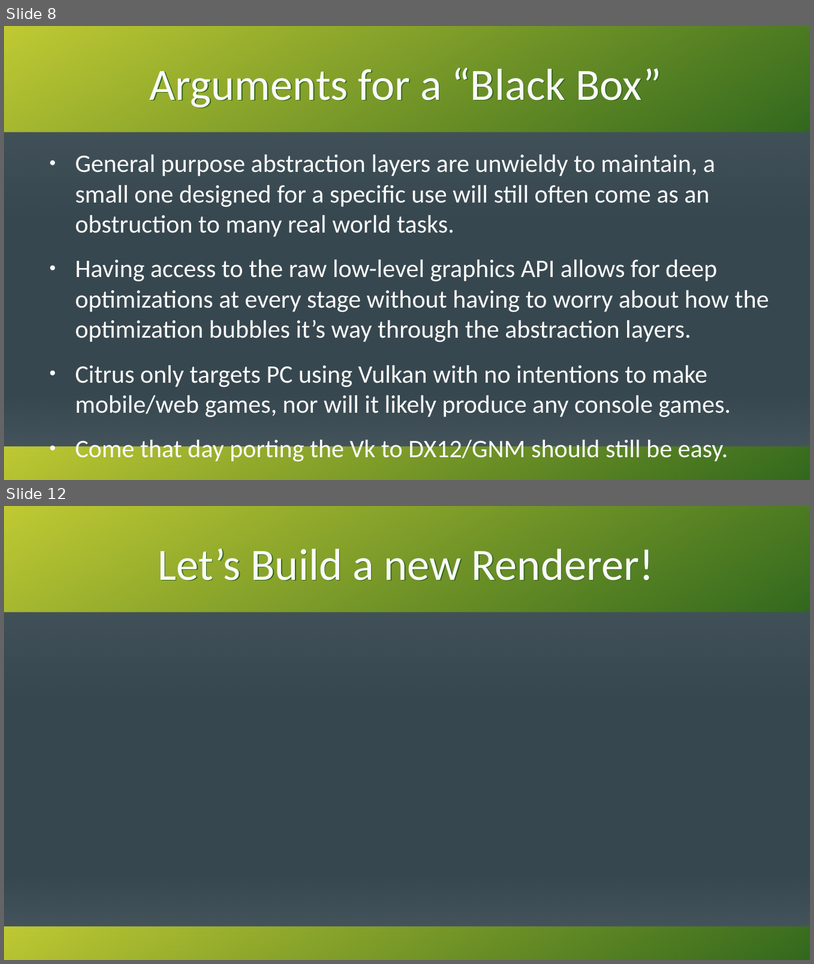
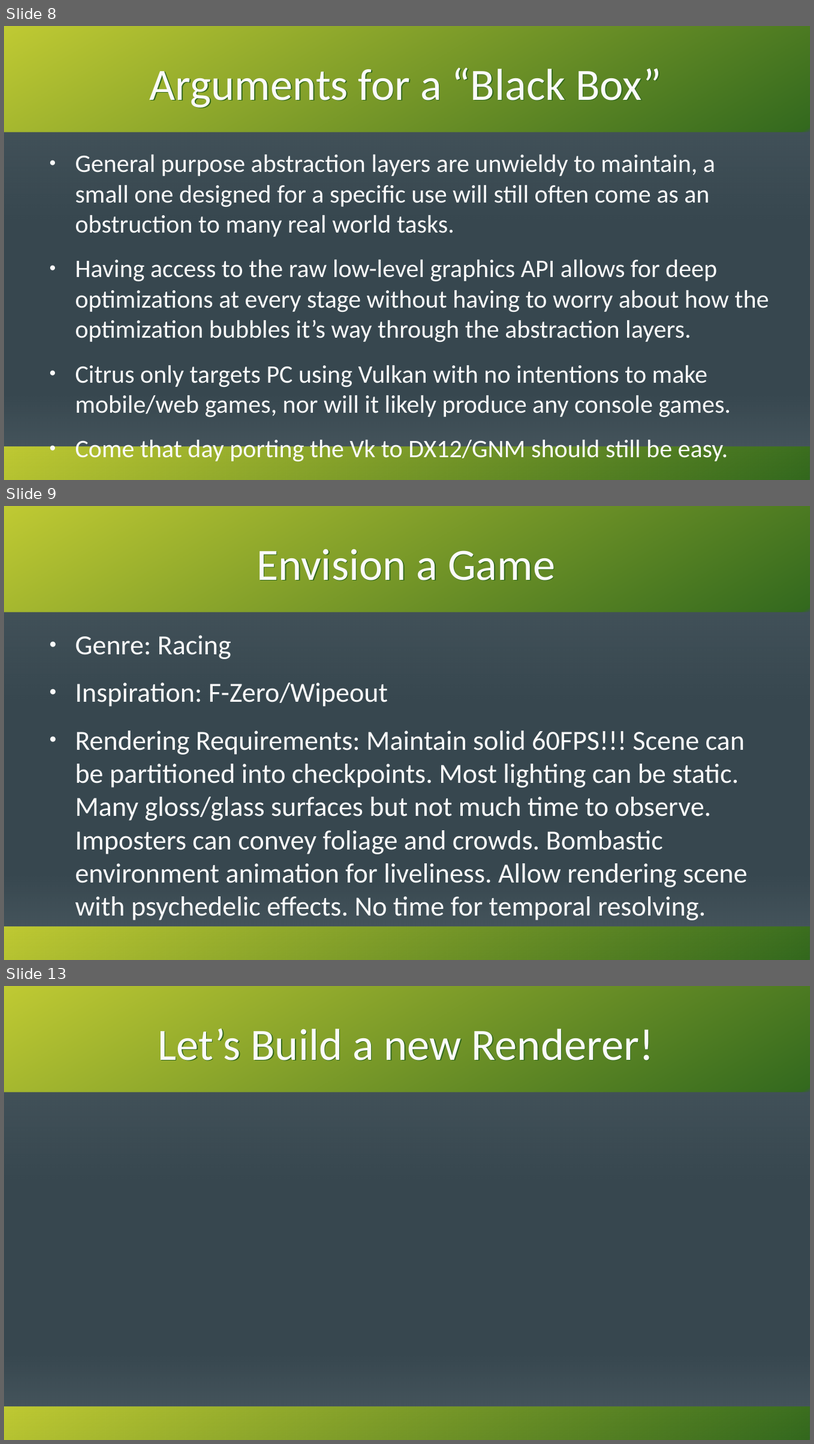
Before and after one commit to KenzieMac130/CitrusToolbox, a slide deck: docs/MovingToGpuDrivenRendering.odp. Shown one above the other, each under a label of ours: slides 8 and 12 before the commit, slides 8, 9 and 13 after it; the slides between them are not shown. The pictures are 814x964 and 814x1444 pixels, drawn with LibreOffice and Linux fonts; fonts in the diff are those of the drawing. Boxes give left, top, right and bottom in pixels: in the first picture for what was removed or moved away, otherwise in the second. Text is boxed around its words. In the diff, an @@ line names an element or a change of style, - is before the commit and + after.

```diff
--- a/docs/MovingToGpuDrivenRendering.odp
+++ b/docs/MovingToGpuDrivenRendering.odp
@@ slide 9 added at (4, 506, 810, 960), background #37474F; not listed: 4 template elements that a slide beside it also shows @@
@@ title added at (257, 549, 555, 581), 44 pt, text #FAFAFA @@
+Envision a Game
@@ text added at (75, 635, 748, 920), 27.2 pt, text #FAFAFA @@
+● Genre: Racing
+● Inspiration: F-Zero/Wipeout
+● Rendering Requirements: Maintain solid 60FPS!!! Scene can be partitioned into checkpoints. Most lighting can be static. Many gloss/glass surfaces but not much time to observe. Imposters can convey foliage and crowds. Bombastic environment animation for liveliness. Allow rendering scene with psychedelic effects. No time for temporal resolving.
@@ what was slide 12 is now slide 13 @@
```
Also in this commit, not shown: 12 slides changed, 31 other slides added, 5 slides removed.
